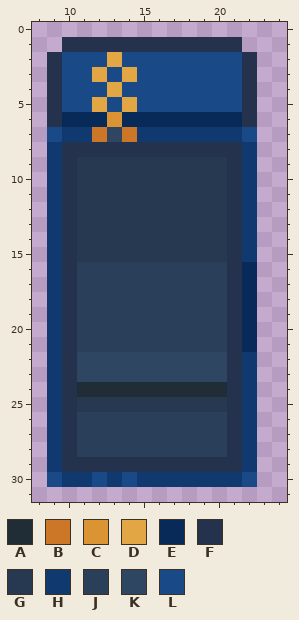
Pixel-art sprite: Resources/Textures/Structures/Storage/closet.rsi/blueshield.png. The first picture shows the starting point.
The file is 32x32 pixels. Colours within 5 levels of each other are drawn and written as one. Shown: x 8..24, y 0..31.
Palette (. is transparent): A #202c36  B #cb7727  C #db9434  D #e3a644  E #082a58  F #24324d  G #263950  H #103970  J #2a3f59  K #2e4662  L #1a4987
And afterwards:
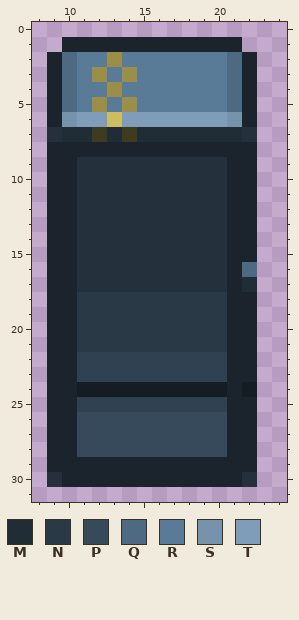
Colours new in this view: M #202c36  N #2a3946  P #374a5c  Q #4e6a82  R #5a7b97  S #7793ac  T #7f9db9
Changes in this commit:
colour A: #202c36 -> #151d24
colour B: #cb7727 -> #3f3b1e
colour C: #db9434 -> #cbbd60
colour D: #e3a644 -> #9a8e48
colour F: #24324d -> #1b242c
colour G: #263950 -> #24313c
colour K: #2e4662 -> #304151
y 2: x 10..12 LLL -> QRR; x 14..21 LLLLLLLL -> RRRRRRRQ
y 3: x 10..11 LL -> QR; x 13 L -> R; x 15..21 LLLLLLL -> RRRRRRQ
y 4: x 10..12 LLL -> QRR; x 14..21 LLLLLLLL -> RRRRRRRQ
y 5: x 10..11 LL -> QR; x 13 L -> R; x 15..21 LLLLLLL -> RRRRRRQ
y 6: x 10..12 EEE -> STT; x 14..21 EEEEEEEE -> TTTTTTTS
y 7: x 9..11 LHH -> GMM; x 13 K -> M; x 15..22 HHHHHHHL -> MMMMMMMG
y 8..15: x 9 H -> F; x 22 H -> F
y 16: x 9 H -> F; x 11..20 JJJJJJJJJJ -> GGGGGGGGGG; x 22 E -> Q
y 17: x 9 H -> F; x 11..20 JJJJJJJJJJ -> GGGGGGGGGG; x 22 E -> M
y 18..21: x 9 H -> F; x 11..20 JJJJJJJJJJ -> NNNNNNNNNN; x 22 E -> F
y 22..23: x 9 H -> F; x 22 H -> F
y 24: x 9 H -> F; x 22 H -> A
y 25: x 9 H -> F; x 11..20 GGGGGGGGGG -> KKKKKKKKKK; x 22 H -> F
y 26..28: x 9 H -> F; x 11..20 JJJJJJJJJJ -> PPPPPPPPPP; x 22 H -> F
y 29: x 9 H -> F; x 22 H -> F
y 30: x 9..22 LHHLHLHHHHHHHL -> GFFFFFFFFFFFFG
Pixel boxes of the changes (left, top, right, bottom) in both pictures:
changed: (47, 37, 257, 487)
